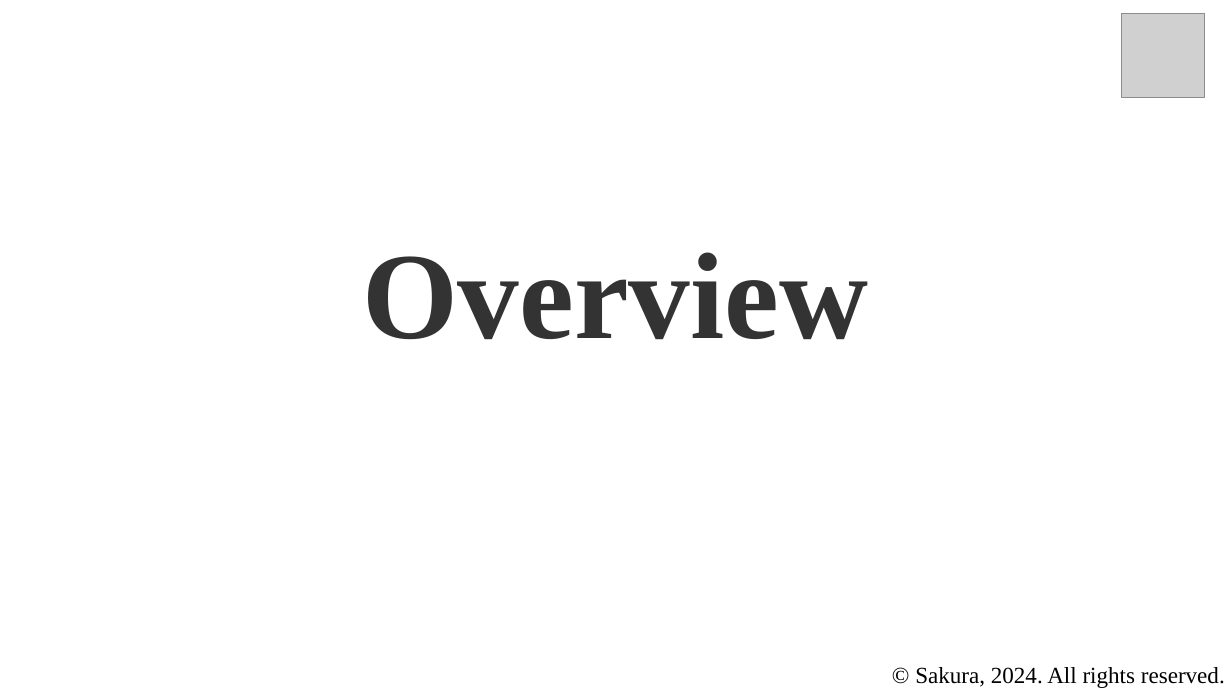
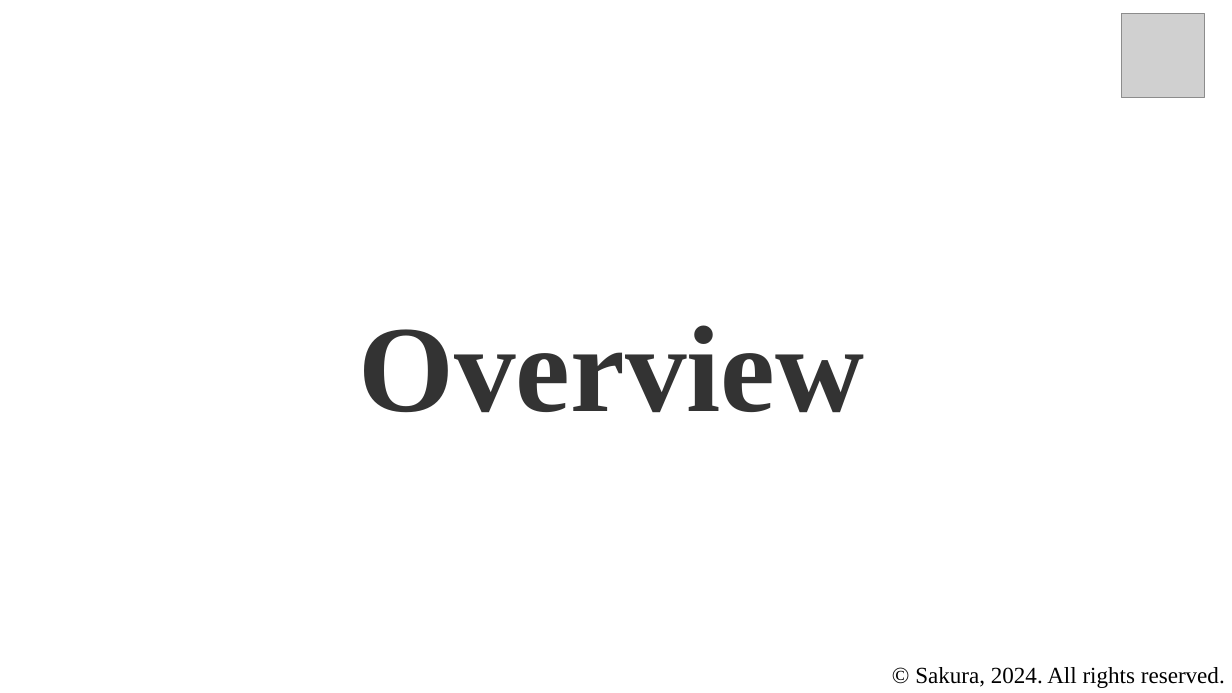
Before and after one commit to Bili-Sakura/GISLab-Short-Term-Course, a slide deck: slide 3 of lectures/Introduction_to_Stable_Diffusions_with_Codes.pptx. Drawn at 1232x693 pixels with LibreOffice and Linux fonts; fonts in the diff are those of the drawing; grey boxes stand for pictures. Boxes give left, top, right and bottom in pixels: in the first picture for what was removed or moved away, otherwise in the second. Text is boxed around its words. In the diff, an @@ line names an element or a change of style, - is before the commit and + after.

```diff
--- a/lectures/Introduction_to_Stable_Diffusions_with_Codes.pptx
+++ b/lectures/Introduction_to_Stable_Diffusions_with_Codes.pptx
@@ text "Overview": place and size @@
-text "Overview" at (362, 252, 868, 340)
+text "Overview" at (359, 325, 865, 413)
```
Also in this commit, not shown: 2 other slides changed, 14 slides added, 1 slide removed, 2 other files.
